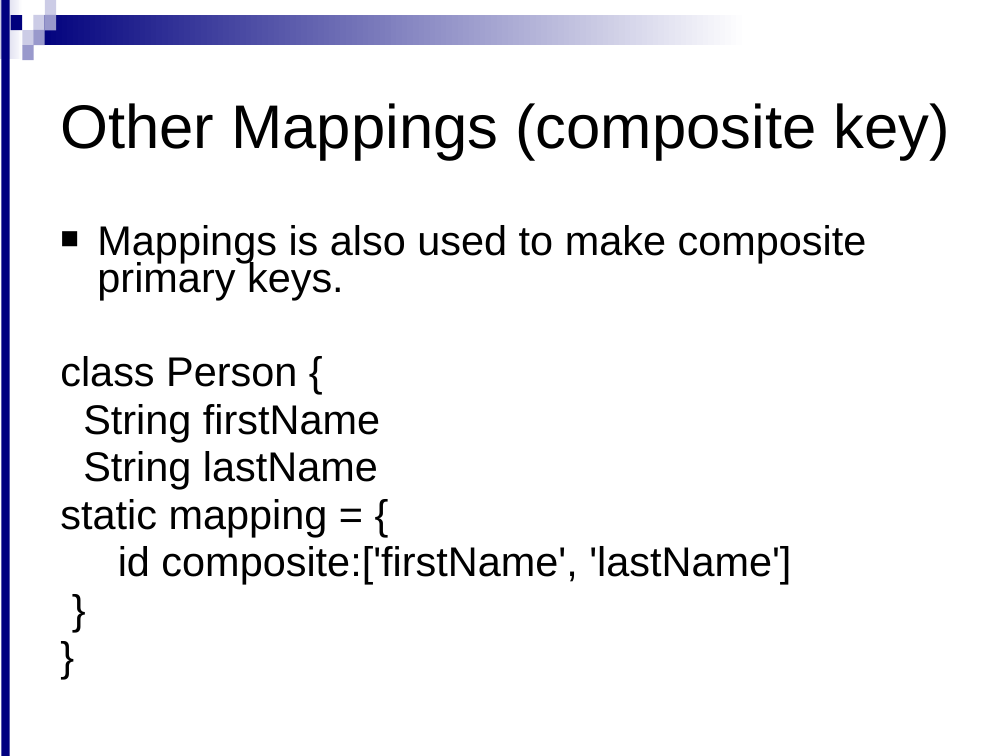
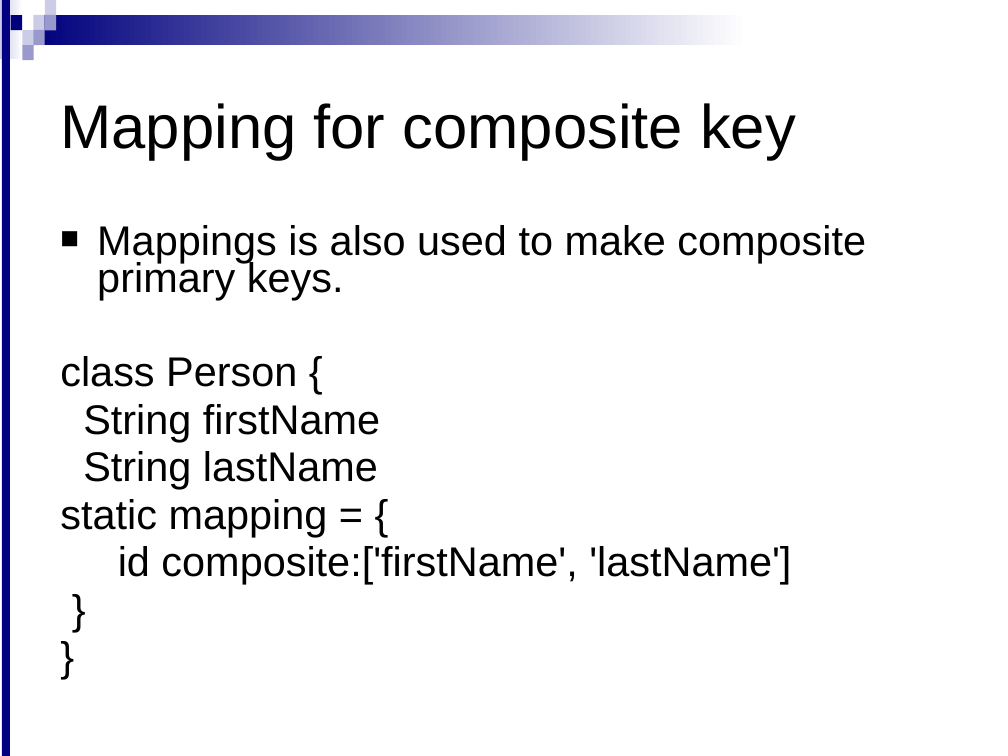
Before and after one commit to meudaypratap/grailsdomain2, a slide deck: slide 10 of Domain class-2.ppt. Drawn at 1008x756 pixels with LibreOffice and Linux fonts; fonts in the diff are those of the drawing; background and template pictures are left out. Boxes give left, top, right and bottom in pixels: in the first picture for what was removed or moved away, otherwise in the second. Text is boxed around its words. In the diff, an @@ line names an element or a change of style, - is before the commit and + after.

```diff
--- a/Domain class-2.ppt
+++ b/Domain class-2.ppt
@@ title at (x1=60, y1=103, x2=796, y2=160): text changed @@
-Other Mappings (composite key)
+Mapping for composite key
```
Also in this commit, not shown: 12 other slides changed.
